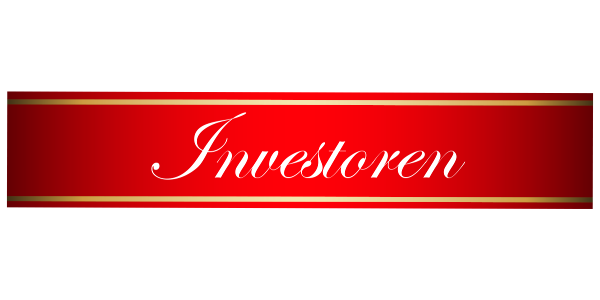
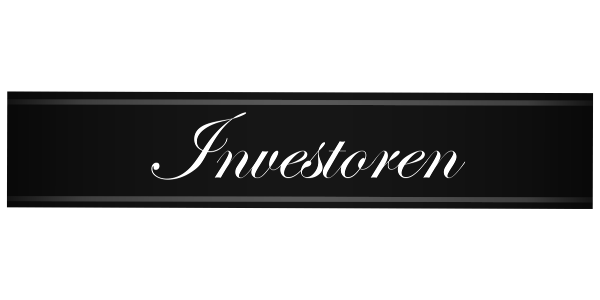
Layered file, before and after one edit (600 x 300). Changes by layer:
painted on "__pngguru.com.png" over [6, 91, 594, 209]
